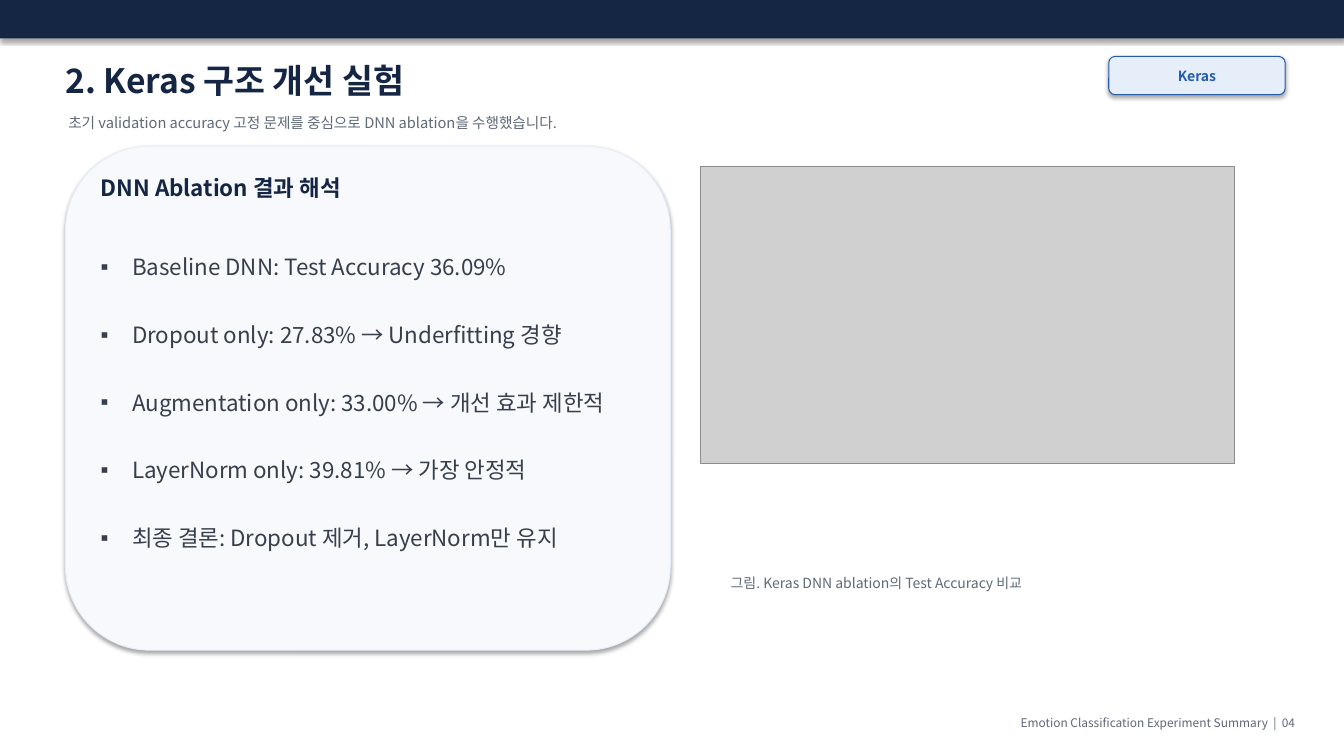
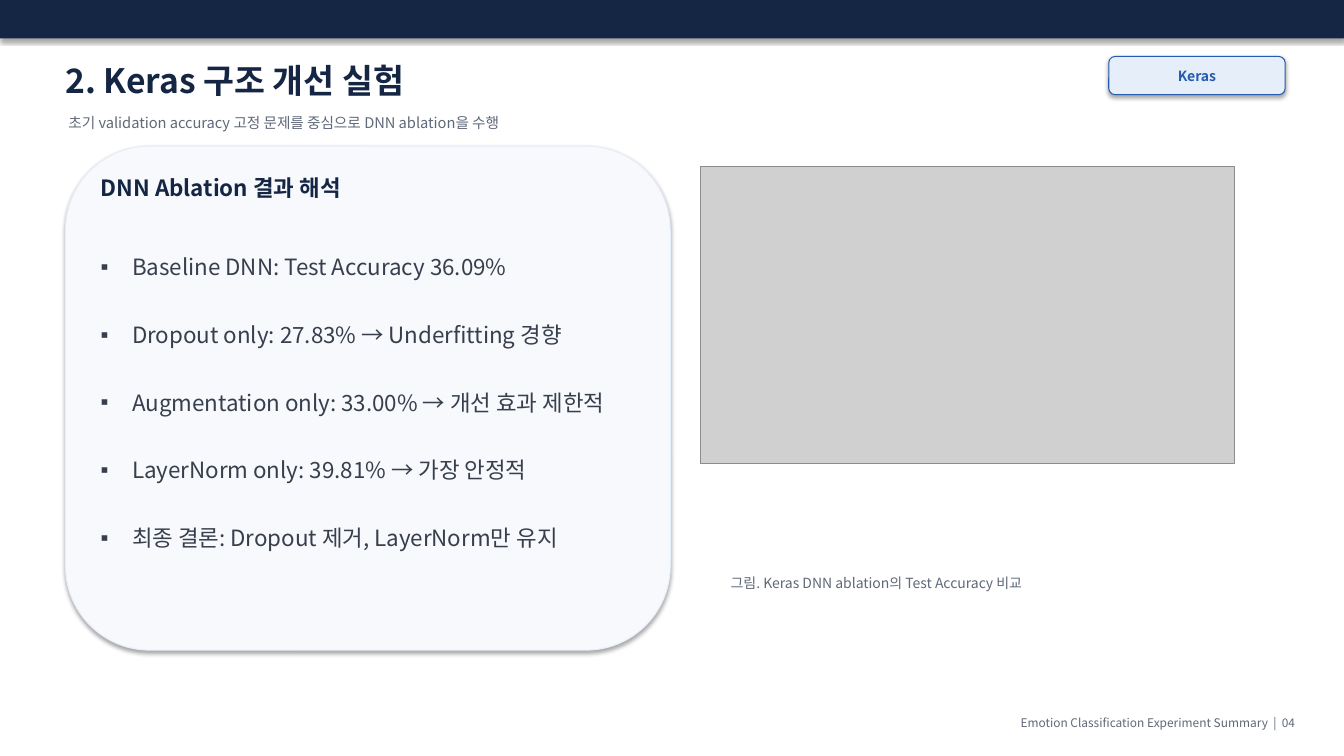
Before and after one commit to a38200-pixel/ANN_DNN_CNN_Architecture_Improvement, a slide deck: slide 6 of 어린이_감정분류_실험결과.pptx. Drawn at 1344x756 pixels with LibreOffice and Linux fonts; fonts in the diff are those of the drawing; grey boxes stand for pictures. Boxes give left, top, right and bottom in pixels: in the first picture for what was removed or moved away, otherwise in the second. Text is boxed around its words. In the diff, an @@ line names an element or a change of style, - is before the commit and + after.

```diff
--- a/어린이_감정분류_실험결과.pptx
+++ b/어린이_감정분류_실험결과.pptx
@@ text at <box>68,116,499,132</box>: text changed @@
-초기 validation accuracy 고정 문제를 중심으로 DNN ablation을 수행했습니다.
+초기 validation accuracy 고정 문제를 중심으로 DNN ablation을 수행
```
Also in this commit, not shown: 9 other slides changed.
